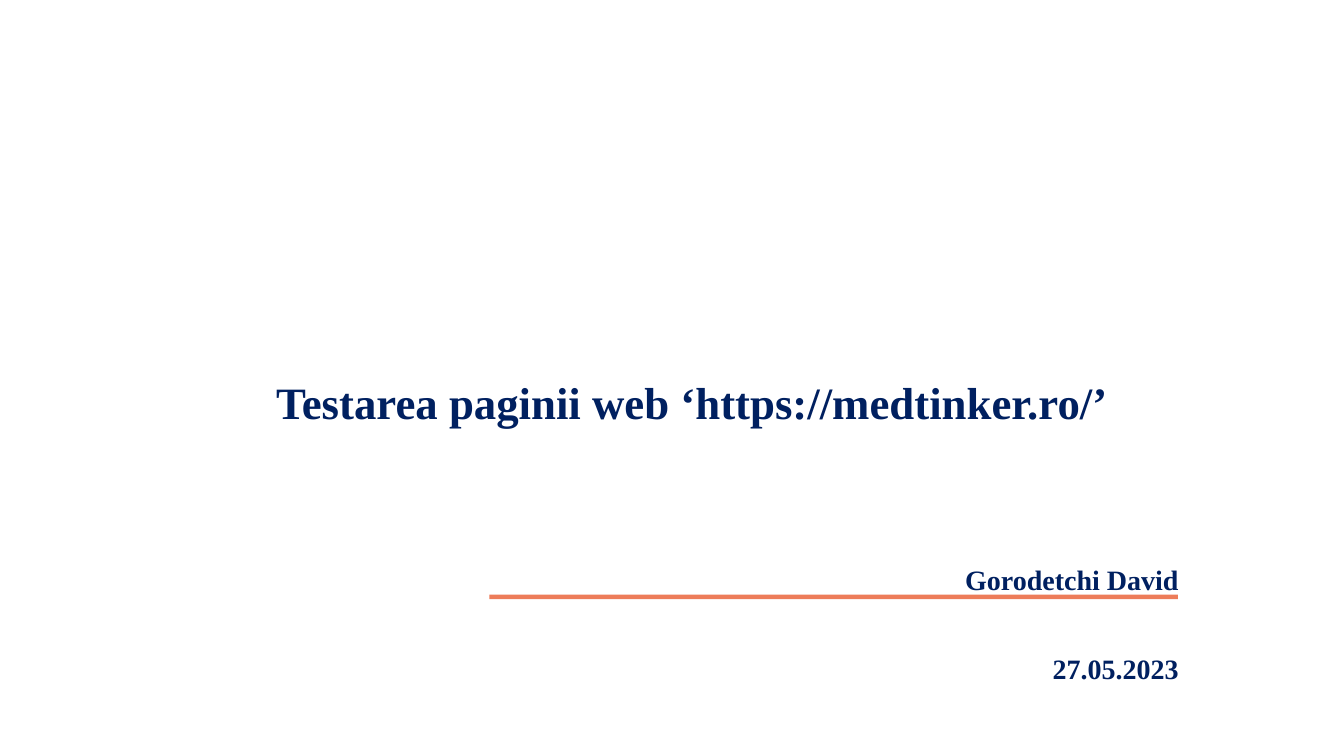
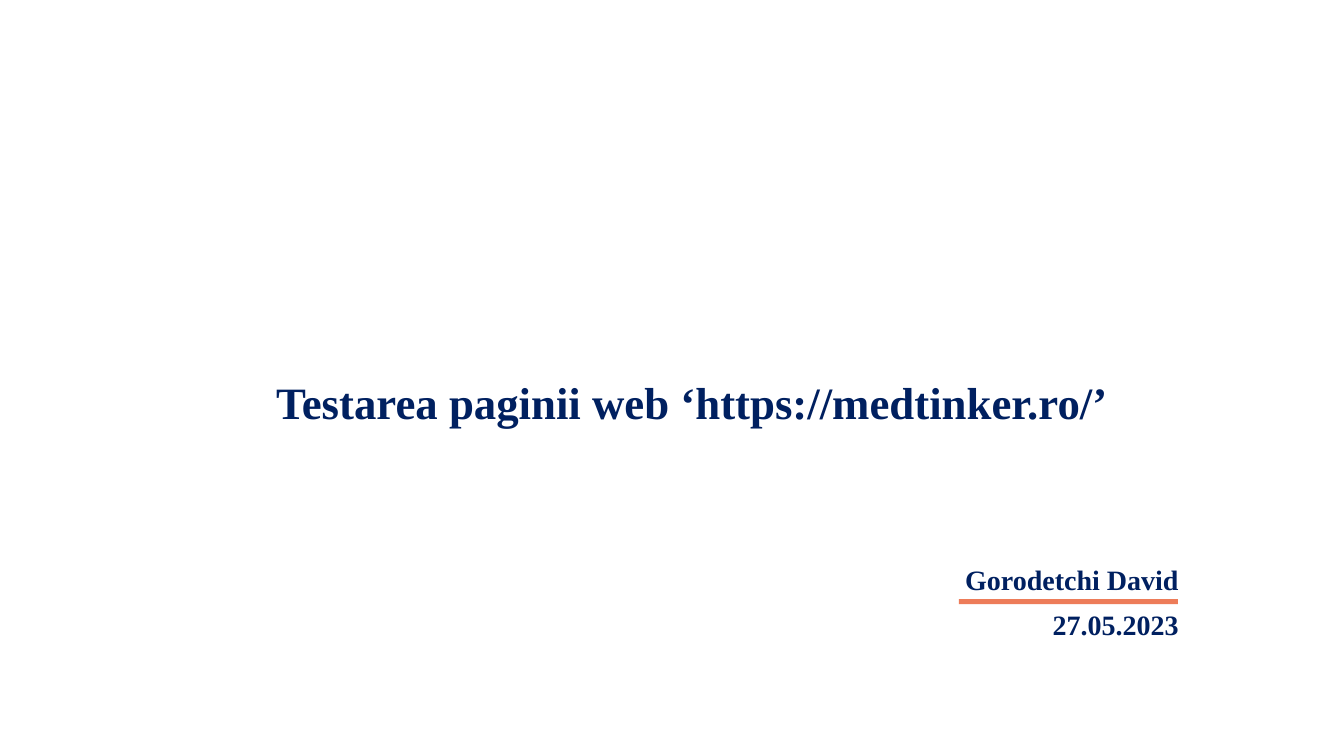
Before and after one commit to godavid128/Test_Website_medtinker, a slide deck: slide 1 of TEST WEBSITE MEDTINKER _GORODETCHI DAVID_27.05.2023.pptx. Drawn at 1344x756 pixels with LibreOffice and Linux fonts; fonts in the diff are those of the drawing; background and template pictures are left out. Boxes give left, top, right and bottom in pixels: in the first picture for what was removed or moved away, otherwise in the second. Text is boxed around its words. In the diff, an @@ line names an element or a change of style, - is before the commit and + after.

```diff
--- a/TEST WEBSITE MEDTINKER _GORODETCHI DAVID_27.05.2023.pptx
+++ b/TEST WEBSITE MEDTINKER _GORODETCHI DAVID_27.05.2023.pptx
@@ subtitle "Gorodetchi David" rewrapped from [965,570,1179,680] to [965,570,1179,636] @@
@@ rectangle: place and size @@
-rectangle at [489,595,1178,599]
+rectangle at [959,599,1178,604]
@@ rectangle at [959,599,1178,604]: mirrored @@
```
Also in this commit, not shown: 9 other slides changed, 4 other files.
